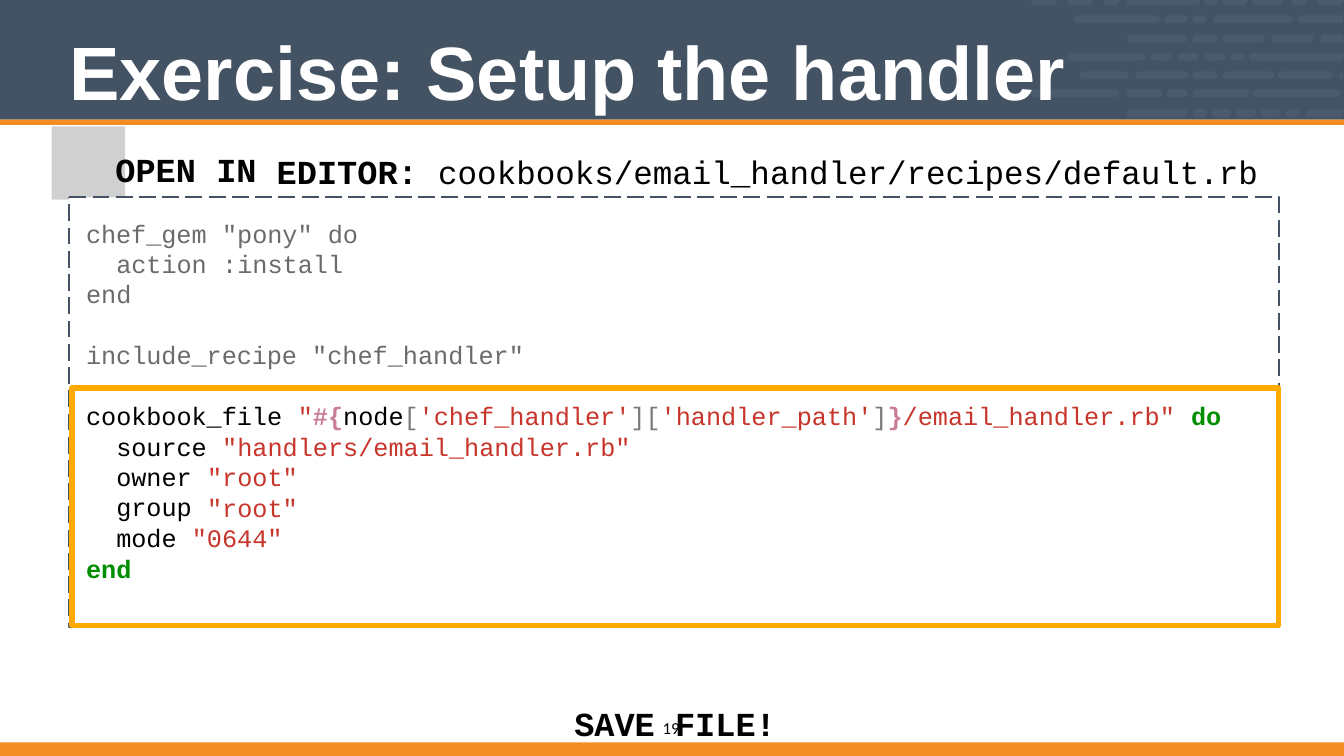
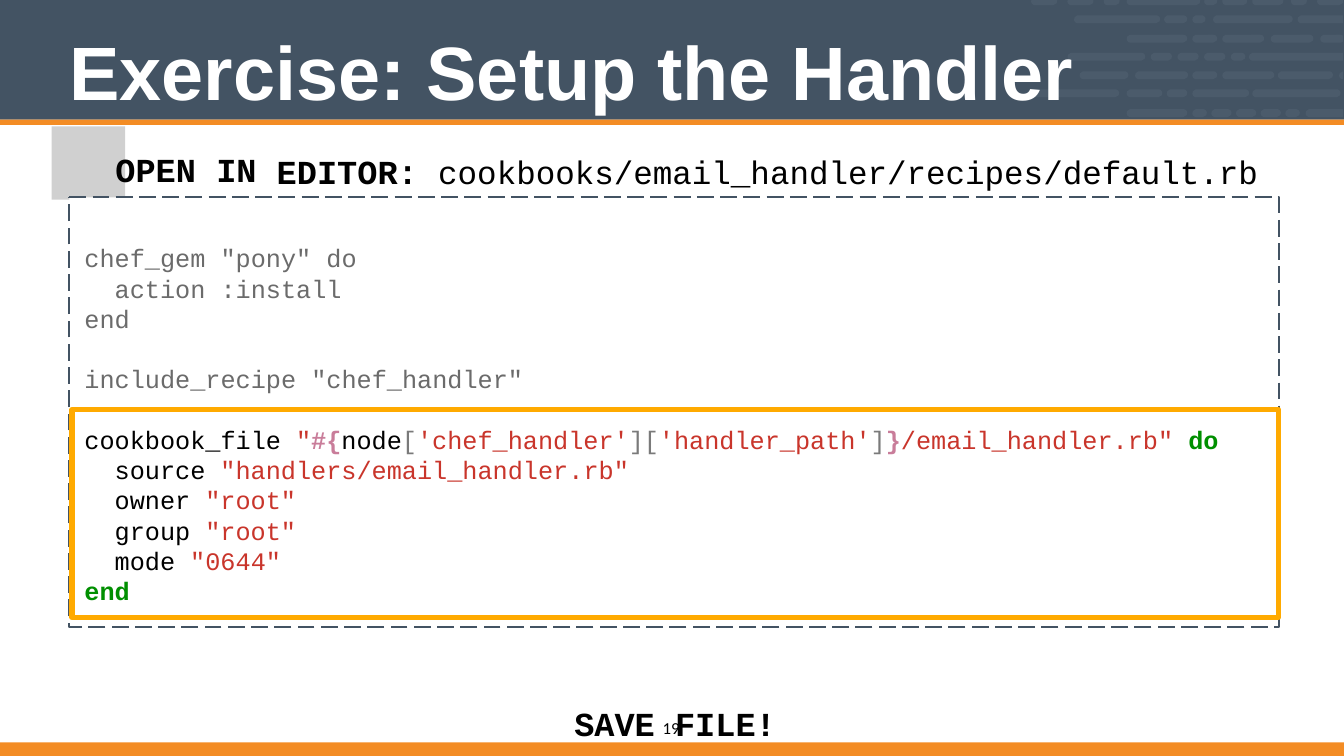
Before and after one commit to vinyar/chef-intermediate, a slide deck: slide 19 of Modules/08-Chef_Intermediate.pptx. Drawn at 1344x756 pixels with LibreOffice and Linux fonts; fonts in the diff are those of the drawing; grey boxes stand for pictures. Boxes give left, top, right and bottom in pixels: in the first picture for what was removed or moved away, otherwise in the second. Text is boxed around its words. In the diff, an @@ line names an element or a change of style, - is before the commit and + after.

```diff
--- a/Modules/08-Chef_Intermediate.pptx
+++ b/Modules/08-Chef_Intermediate.pptx
@@ title at <box>69,45,1073,114</box>: text changed @@
-Exercise: Setup the handler
+Exercise: Setup the Handler
@@ text removed at <box>86,225,207,304</box> @@
-chef_gem action
-end
@@ text removed at <box>222,225,358,273</box> @@
-"pony" do
-:install
@@ text in freeform shape at <box>84,249,1218,601</box>: text added @@
+chef_gem "pony" do
+action :install
+end
+include_recipe "chef_handler"
+cookbook_file "#{node['chef_handler']['handler_path']}/email_handler.rb" do
+source "handlers/email_handler.rb"
+owner "root"
+group "root"
+mode "0644"
+end
@@ text removed at <box>86,346,524,369</box> @@
-include_recipe "chef_handler"
@@ freeform shape: place and size @@
-freeform shape at <box>72,388,1278,625</box>
+freeform shape at <box>72,410,1278,618</box>
@@ text removed at <box>86,407,282,428</box> @@
-cookbook_file
@@ text removed at <box>298,407,1221,431</box> @@
-"#{node['chef_handler']['handler_path']}/email_handler.rb" do
@@ text removed at <box>116,442,207,522</box> @@
-source owner group
@@ text removed at <box>222,437,630,459</box> @@
-"handlers/email_handler.rb"
@@ text removed at <box>207,468,298,518</box> @@
-"root"
-"root"
@@ text removed at <box>86,529,283,579</box> @@
-mode "0644"
-end
```
Also in this commit, not shown: 29 other slides changed, 1 slide removed.
